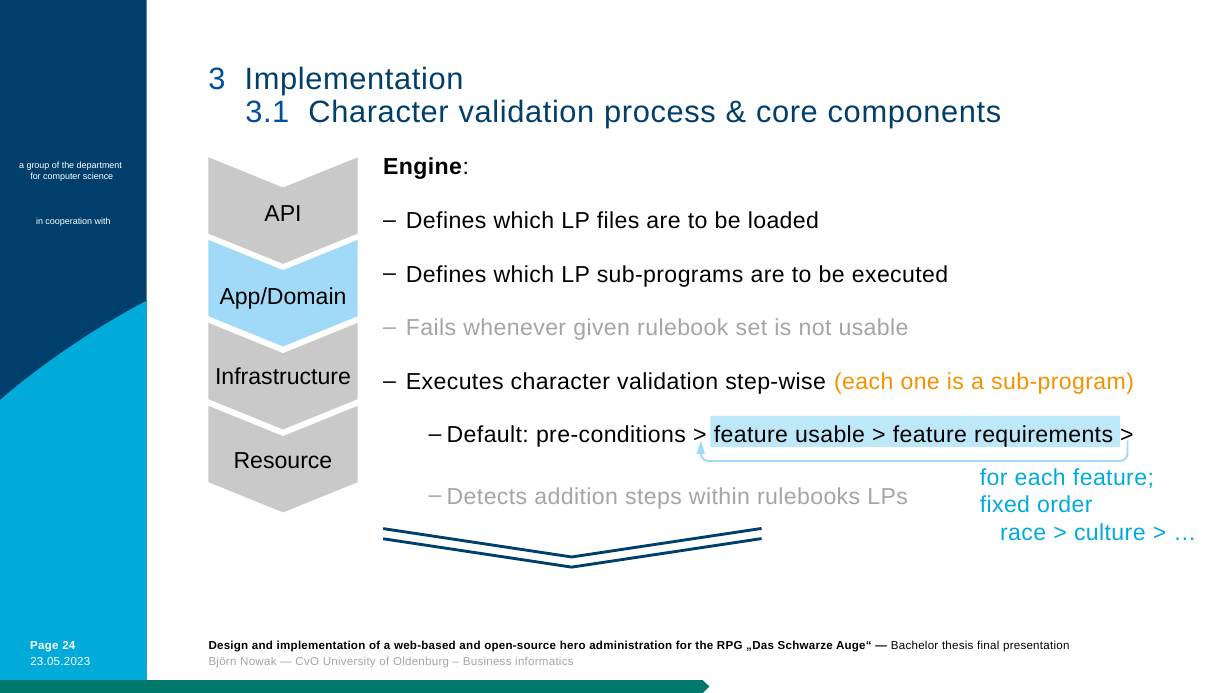
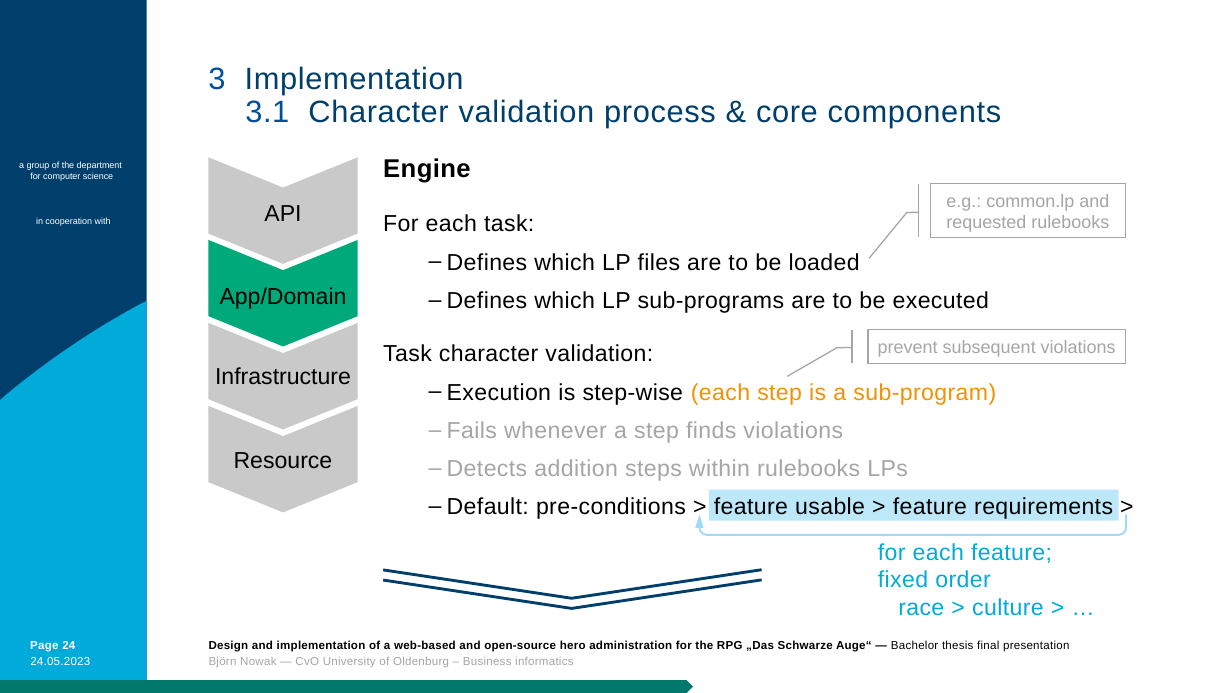
Before and after one commit to bjoern-nowak/bachelorthesis, a slide deck: slide 24 of presentation/BA_Nowak_AP.pptm. Drawn at 1232x693 pixels with LibreOffice and Linux fonts; fonts in the diff are those of the drawing; background and template pictures are left out. Boxes give left, top, right and bottom in pixels: in the first picture for what was removed or moved away, otherwise in the second. Text is boxed around its words. In the diff, an @@ line names an element or a change of style, - is before the commit and + after.

```diff
--- a/presentation/BA_Nowak_AP.pptm
+++ b/presentation/BA_Nowak_AP.pptm
@@ text at [383, 158, 534, 232]: text changed; bold off @@
-Engine:
+Engine
+For each task:
@@ accent border callout added at [931, 184, 1127, 238], outline #A5A5A5 1 pt, 14 pt, text #A5A5A5 @@
+e.g.: common.lp and
+requested rulebooks
@@ chevron at [209, 240, 358, 347]: fill #A1DAF8 to #00A97A @@
@@ text at [447, 253, 989, 313]: list level 1 to 2 in "Defines which LP files are ..."; list level 1 to 2 in "Defines which LP sub-programs are ..." @@
@@ text at [383, 344, 996, 481]: text changed @@
-‒ Fails whenever given rulebook set is not usable
-‒ Executes character validation step-wise (each one is a sub-program)
+Task character validation:
+  ‒ Execution is step-wise (each step is a sub-program)
+  ‒ Fails whenever a step finds violations
+  ‒ Detects addition steps within rulebooks LPs
@@ accent border callout added at [868, 330, 1126, 363], outline #A5A5A5 1 pt, 14 pt, text #A5A5A5 @@
+prevent subsequent violations
@@ text at [447, 487, 908, 509]: paragraph removed @@
-  ‒ Detects addition steps within rulebooks LPs
@@ rectangle: place and size @@
-rectangle at [711, 416, 1120, 447]
+rectangle at [709, 490, 1118, 521]
@@ uturn arrow: place and size @@
-uturn arrow at [698, 441, 1128, 461]
+uturn arrow at [696, 515, 1127, 535]
@@ text "for each feature; fixed order": place and size @@
-text "for each feature; fixed order" at [980, 468, 1154, 541]
+text "for each feature; fixed order" at [878, 543, 1052, 616]
@@ freeform shape: place and size @@
-freeform shape at [384, 529, 762, 557]
+freeform shape at [384, 570, 762, 599]
@@ freeform shape: place and size @@
-freeform shape at [384, 539, 762, 567]
+freeform shape at [384, 580, 762, 609]
@@ text at [30, 657, 90, 665]: text changed @@
-23.05.2023
+24.05.2023
@@ pentagon arrow: place and size @@
-pentagon arrow at [0, 680, 710, 693]
+pentagon arrow at [0, 680, 693, 693]
```
Also in this commit, not shown: 39 other slides changed, 1 slide added, 2 other files.
